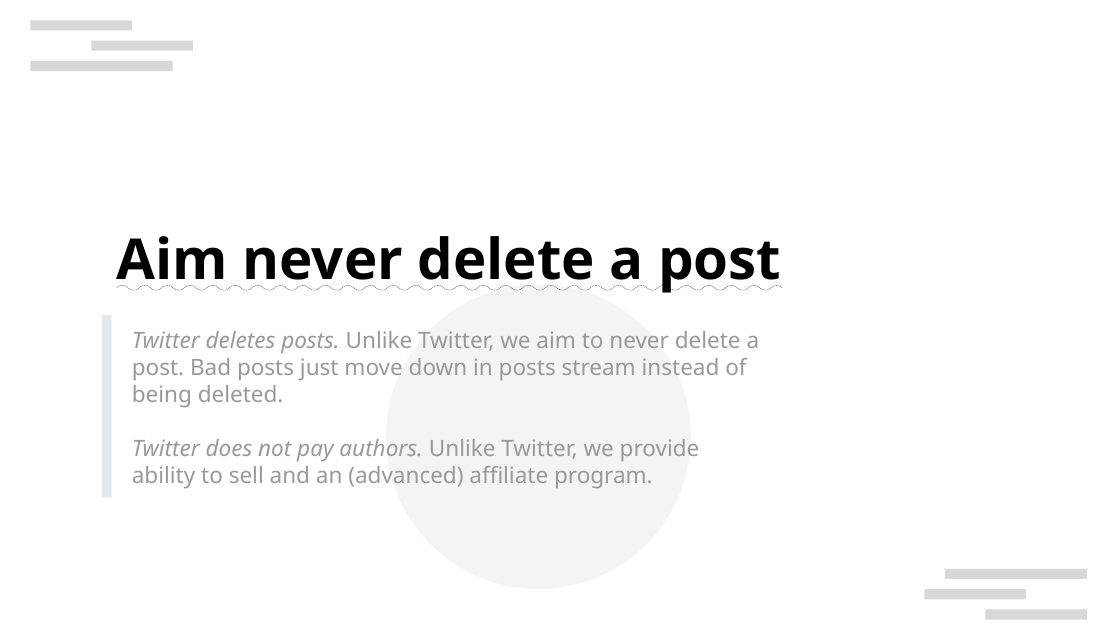
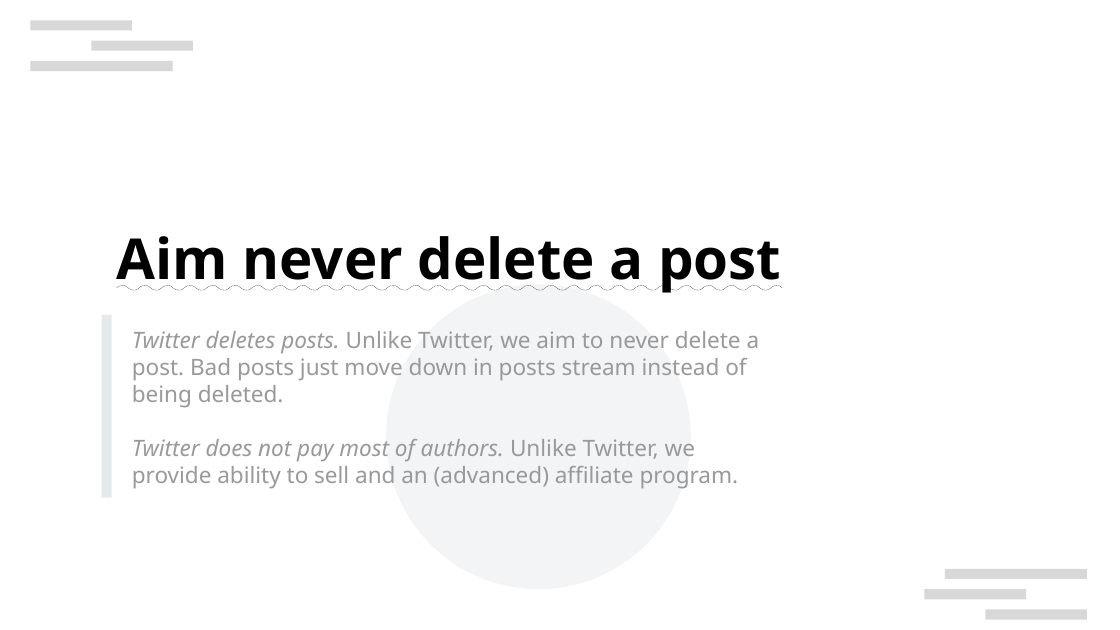
Before and after one commit to vporton/zondirectory2, a slide deck: slide 2 of docs/presentation.odp. Drawn at 1120x630 pixels with LibreOffice and Linux fonts; fonts in the diff are those of the drawing; background and template pictures are left out. Boxes give left, top, right and bottom in pixels: in the first picture for what was removed or moved away, otherwise in the second. Text is boxed around its words. In the diff, an @@ line names an element or a change of style, - is before the commit and + after.

```diff
--- a/docs/presentation.odp
+++ b/docs/presentation.odp
@@ text at [132,439,739,489]: text changed @@
-Twitter does not pay authors. Unlike Twitter, we provide ability to sell and an (advanced) affiliate program.
+Twitter does not pay most of authors. Unlike Twitter, we provide ability to sell and an (advanced) affiliate program.
```
Also in this commit, not shown: 7 other files.
